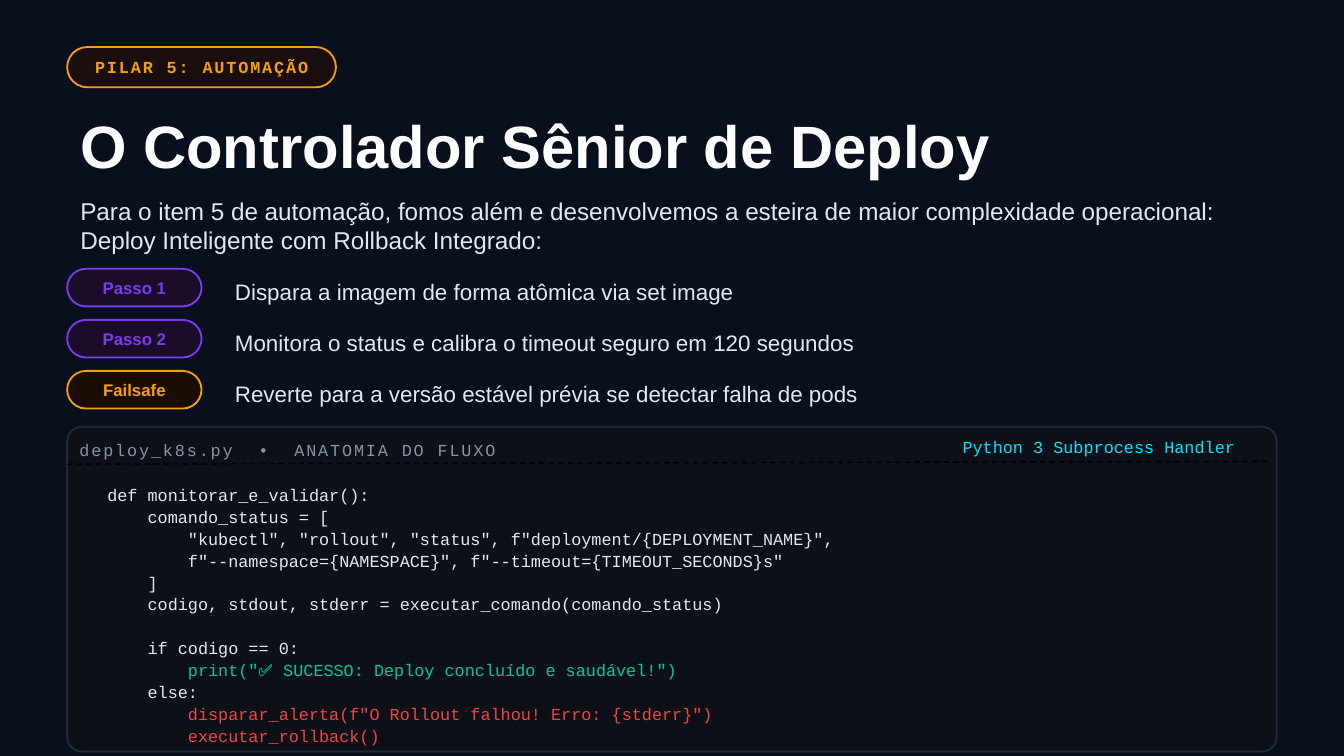
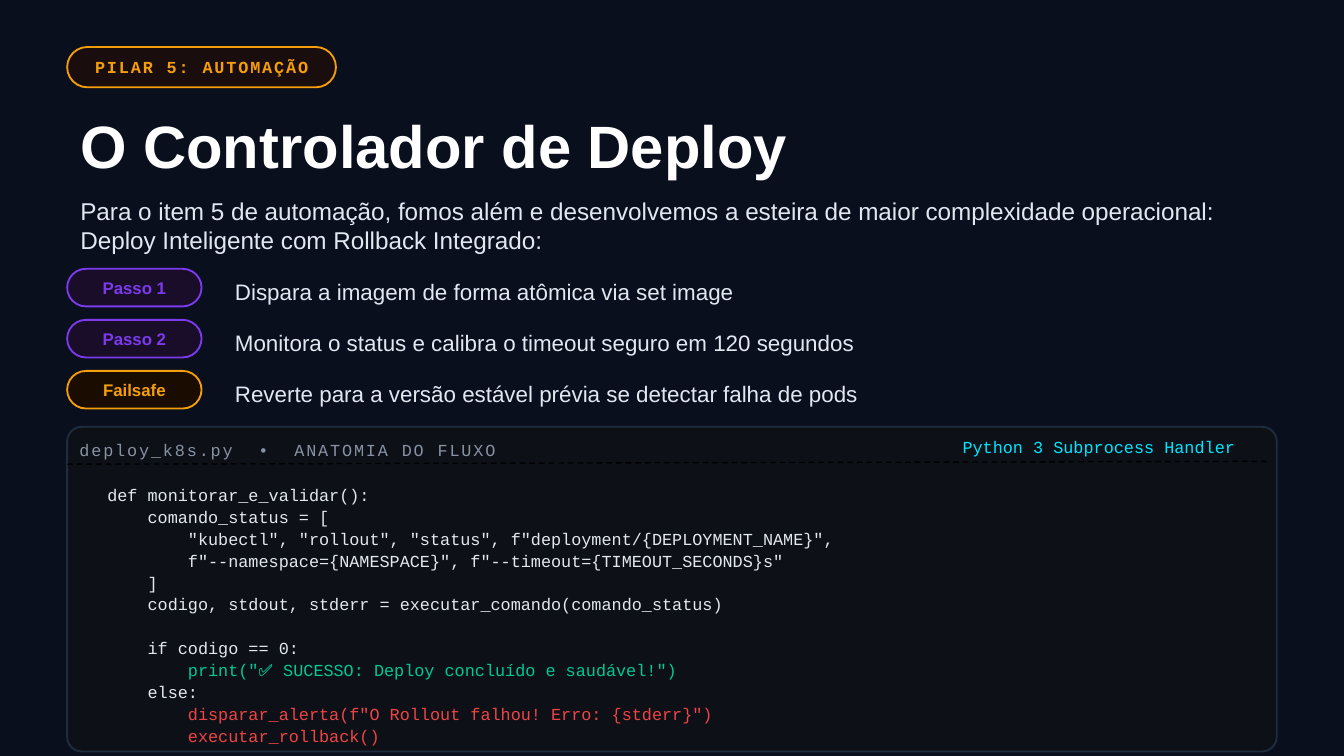
Before and after one commit to rschiavo/realworld-devops, a slide deck: slide 10 of apresentacao/engenharia-plataforma.pptx. Drawn at 1344x756 pixels with LibreOffice and Linux fonts; fonts in the diff are those of the drawing. Boxes give left, top, right and bottom in pixels: in the first picture for what was removed or moved away, otherwise in the second. Text is boxed around its words. In the diff, an @@ line names an element or a change of style, - is before the commit and + after.

Commit message:
docs: minor adjustments to operational documentation and labels

```diff
--- a/apresentacao/engenharia-plataforma.pptx
+++ b/apresentacao/engenharia-plataforma.pptx
@@ text at [80,124,787,179]: text changed @@
-O Controlador Sênior de Deploy
+O Controlador de Deploy
```
